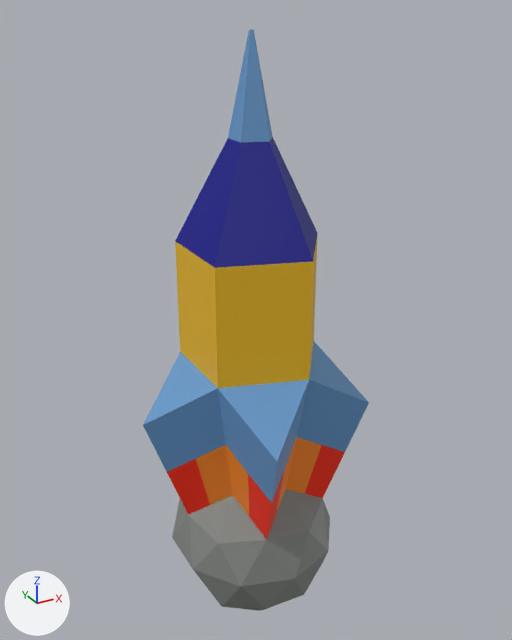
Two versions of the glTF model rocket.gltf, one commit apart.
One viewpoint serves both versions: a camera (50 mm lens) standing at (-3.37, -6.22, 6.85) and looking at (0.09, 0.08, 3.7). The lights are fixed; the arrows at lower left show +X, +Y and +Z. Where no turn or scale is listed for an object, it has been applied to the vertices.
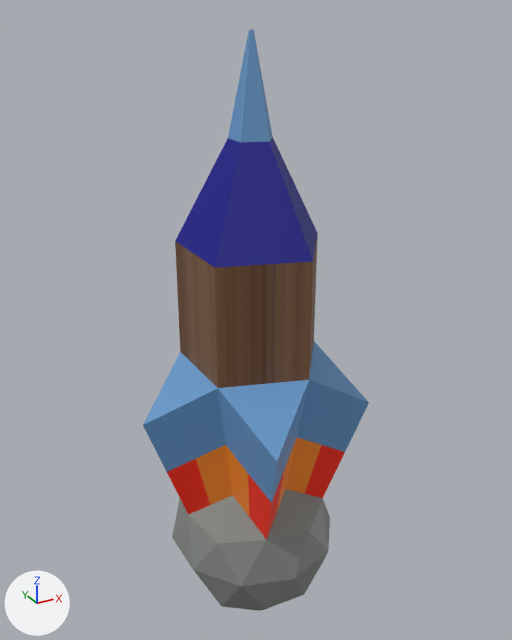
The change, as JSON lines over the scene's bpy script:
```json
{"op": "add", "block": "img_wood_texture", "code": ["img_wood_texture = load_image('wood_texture', '_unpacked/wood_texture', 250, 166, 'sRGB')"]}
{"op": "remove", "block": "mat_shuttle_tertiary", "code": "mat_shuttle_tertiary.base_color = (0.855, 0.503, 0.0123)  # yellow #eebc1d"}
{"op": "add", "block": "mat_shuttle_tertiary", "code": "mat_shuttle_tertiary.texture = img_wood_texture"}
```

Location of each change, [x1, y1, x2, y2] in pixels of the pictures (512 x 640 px):
```json
{"object": "Icosphere.001", "change": "surface changed", "before": [175, 234, 318, 391], "after": [175, 234, 318, 391], "on screen": "yellow to brown"}
```
